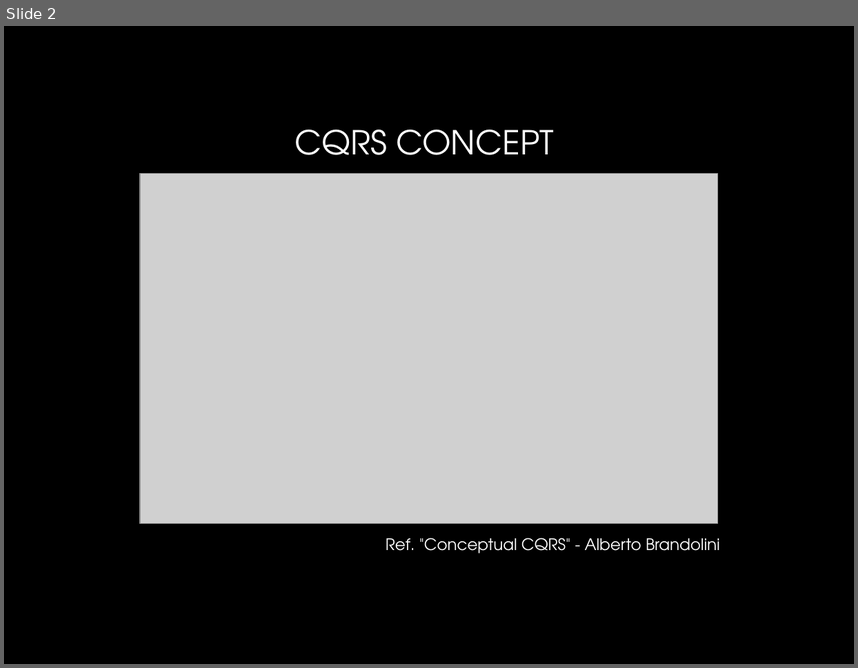
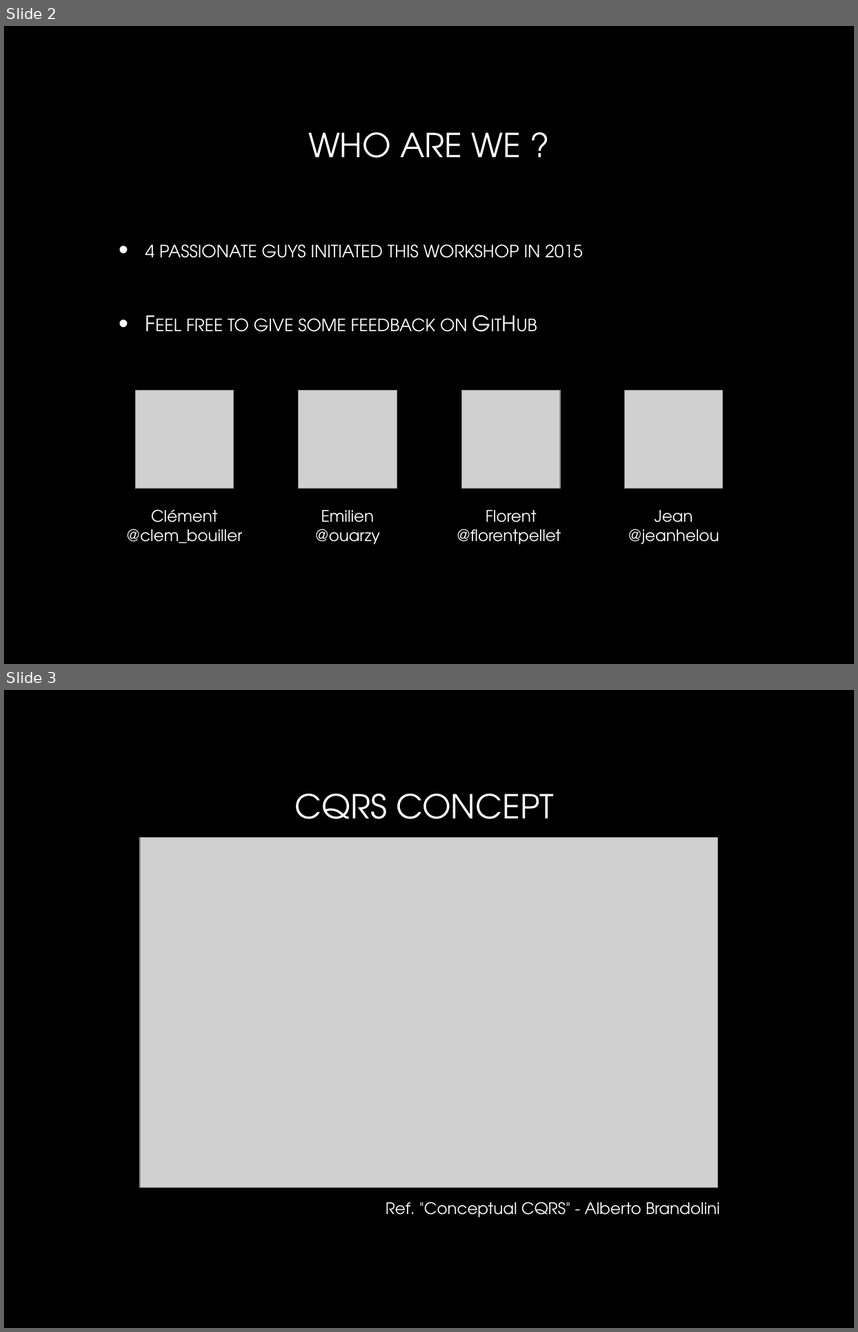
Before and after one commit to velcrin/mixter, a slide deck: slide.pptx. Shown one above the other, each under a label of ours: slide 2 before the commit, slides 2 and 3 after it. The pictures are 858x668 and 858x1332 pixels, drawn with LibreOffice and Linux fonts; fonts in the diff are those of the drawing; grey boxes stand for pictures. Boxes give left, top, right and bottom in pixels: in the first picture for what was removed or moved away, otherwise in the second. Text is boxed around its words. In the diff, an @@ line names an element or a change of style, - is before the commit and + after.

```diff
--- a/slide.pptx
+++ b/slide.pptx
@@ slide 2 added at (x1=4, y1=26, x2=854, y2=664), background #000000 @@
@@ title added at (x1=308, y1=132, x2=522, y2=158), 28 pt, text gradient #FFFFFF to #BFBFBF @@
+WHO ARE WE ?
@@ text added at (x1=145, y1=244, x2=583, y2=332), 18 pt, text gradient #FFFFFF to #BFBFBF, small capitals @@
+• 4 passionate guys initiated this workshop in 2015
+• Feel free to give some feedback on GitHub
@@ group added at (x1=126, y1=390, x2=723, y2=544): 4 pictures, 4 texts @@
+Clément
+@clem_bouiller
+Emilien
+@ouarzy
+Florent
+@florentpellet
+Jean
+@jeanhelou
@@ what was slide 2 is now slide 3 @@
```
Also in this commit, not shown: 6 slides changed, 1 slide removed, 1 other file.
